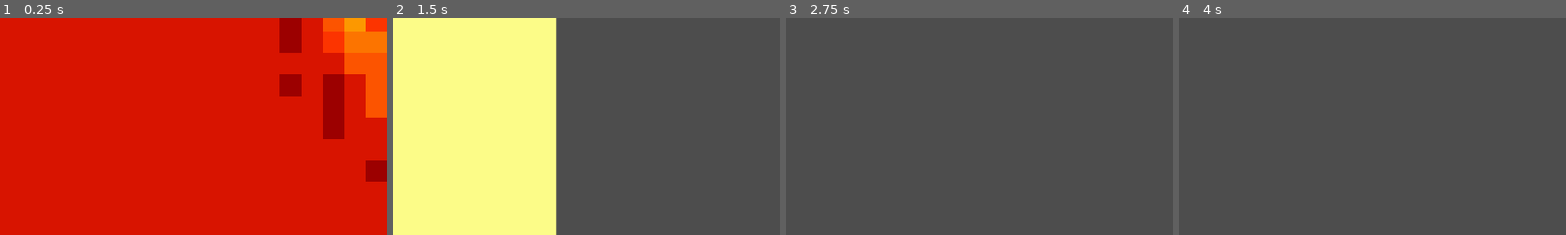
Above: before the commit, frames 1-4 (left to right).
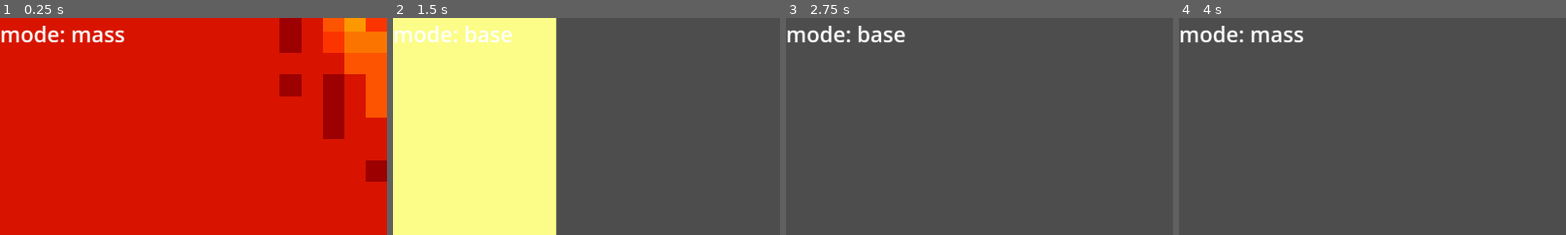
Above: after the commit, the same moments.

Repository: bingecraft-net/sandbox
Game: Godot game, scene res://scenes/game.tscn
The game is run twice, just before and just after one commit, with the same random seed, the same clock (stepped at 60 frames per second) and the same inputs.
Inputs:
- Up to frame 1 (0.25 s): no input
- Up to frame 2 (1.5 s): hold Right (ui_right) 0.53-1.28 s; tap C (toggle mode) at 0.6 s; hold Down (ui_down) from 1.28 s (still down); tap Z (zoom in) at 1.35 s
- Up to frame 3 (2.75 s): release Down (ui_down) at 2.03 s; hold Right (ui_right) from 2.03 s (still down); tap X (zoom out) at 2.1 s
- Up to frame 4 (4 s): tap Enter at 2.75 s; release Right (ui_right) at 2.78 s; hold Up (ui_up) 2.78-3.53 s; tap C (toggle mode) at 2.85 s; tap Space at 3.5 s; hold Left (ui_left) from 3.53 s (still down); tap Z (zoom in) at 3.6 s
The pictures show only the part of the screen within x 0-50%, y 37-87%; the shares and areas given below are measured in that part.

The runs differ from the first frame. In frame 1, 1.1% of the frame differs, in the area x 0-33%, y 3-12%; in frame 2, 0.9%; in frame 3, 1.0%; in frame 4, 1.0%.

Commit message:
label mode

Diff:
--- a/scenes/cell.gd
+++ b/scenes/cell.gd
@@ -5,6 +5,7 @@
 @export var offset: Vector2i = Vector2i.ZERO
 
 @onready var map: TileMapLayer = $TileMapLayer
+@onready var label: RichTextLabel = $CanvasLayer/RichTextLabel
 
 var elapsed = 0
 var mass = Array()
@@ -20,6 +21,7 @@
 
 func _process(delta: float) -> void:
 	elapsed += delta
+	label.text = "mode: %s" % ("mass" if mode else "base")
 
 	for x in range(grid_size):
 		for y in range(grid_size):
--- a/scenes/cell.tscn
+++ b/scenes/cell.tscn
@@ -270,3 +270,10 @@
 
 [node name="TileMapLayer" type="TileMapLayer" parent="." unique_id=316970651]
 tile_set = SubResource("TileSet_ds1sf")
+
+[node name="CanvasLayer" type="CanvasLayer" parent="." unique_id=211360163]
+
+[node name="RichTextLabel" type="RichTextLabel" parent="CanvasLayer" unique_id=661065969]
+offset_top = 120.0
+offset_right = 316.0
+offset_bottom = 538.0
